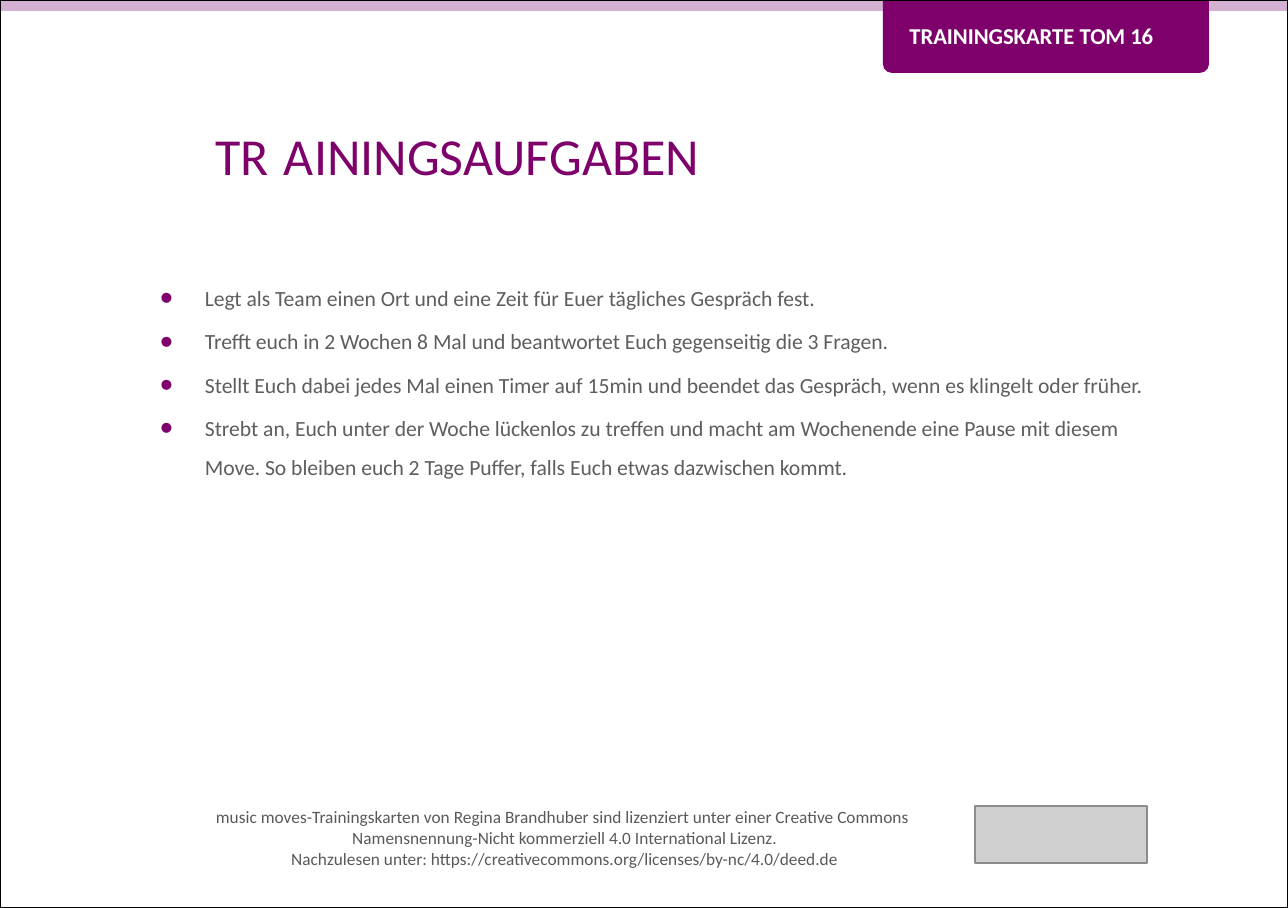
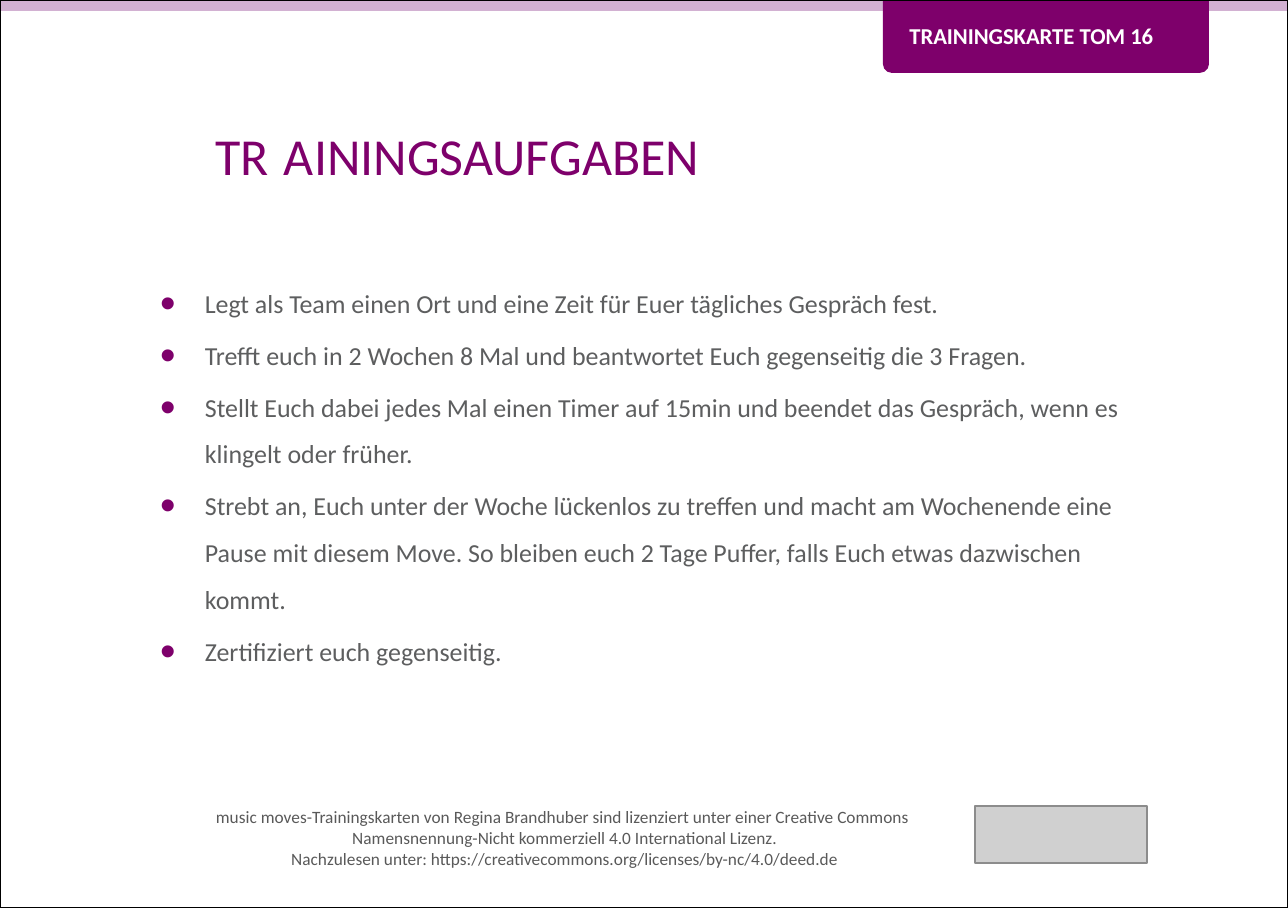
Before and after one commit to Teamtool/training-materials, a slide deck: slide 2 of training-cards/music moves/Tomatoes (TOM)/ger/apprentice/ger_TOM_16_Taeglich_sprechen_MM_A.pptx. Drawn at 1288x908 pixels with LibreOffice and Linux fonts; fonts in the diff are those of the drawing; grey boxes stand for pictures; background and template pictures are left out. Boxes give left, top, right and bottom in pixels: in the first picture for what was removed or moved away, otherwise in the second. Text is boxed around its words. In the diff, an @@ line names an element or a change of style, - is before the commit and + after.

```diff
--- a/training-cards/music moves/Tomatoes (TOM)/ger/apprentice/ger_TOM_16_Taeglich_sprechen_MM_A.pptx
+++ b/training-cards/music moves/Tomatoes (TOM)/ger/apprentice/ger_TOM_16_Taeglich_sprechen_MM_A.pptx
@@ text at box(205, 295, 1118, 609): size 10 to 12 pt @@
@@ text at box(205, 643, 501, 666): paragraph added @@
+• Zertifiziert euch gegenseitig.
```
Also in this commit, not shown: 1 other slide changed, 17 other files.
